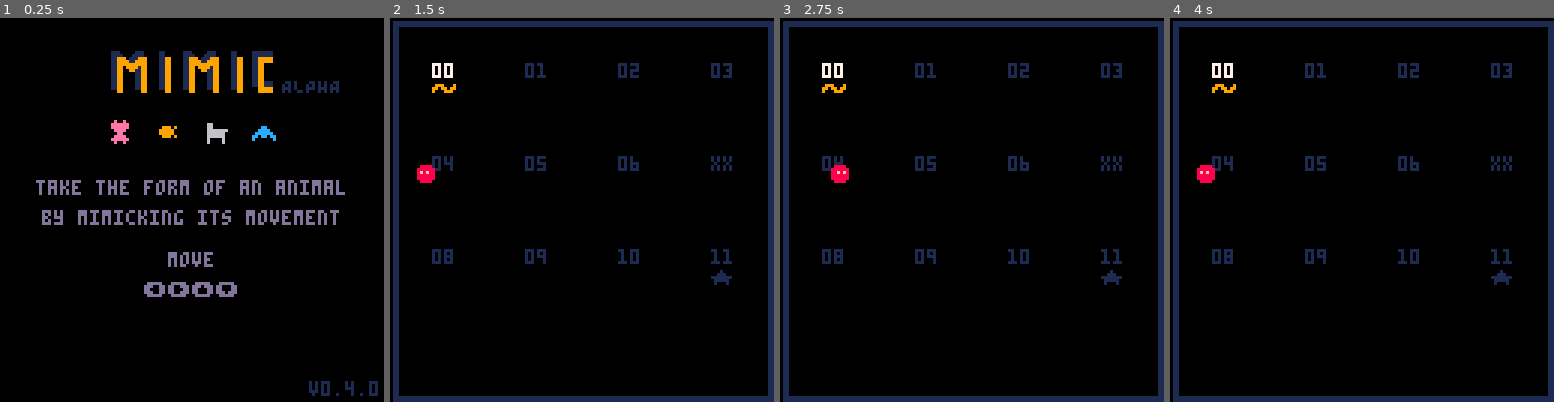
Above: before the commit, frames 1-4 (left to right).
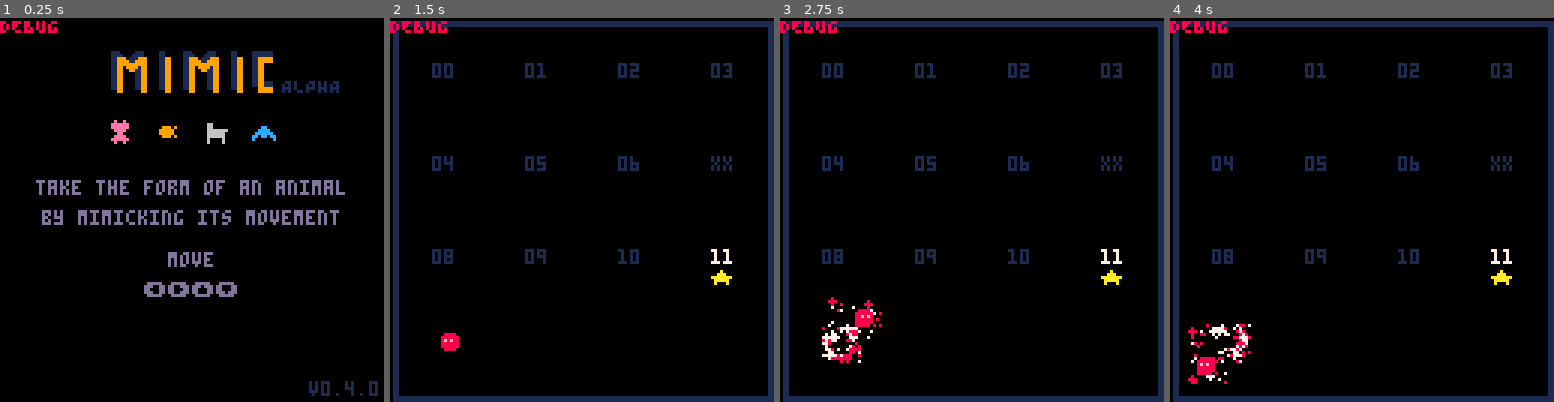
Above: after the commit, the same moments.

Repository: sourencho/mimic
Game: PICO-8 cartridge mimic.p8
The game is run twice, just before and just after one commit, with the same random seed, the same clock (stepped at 60 frames per second) and the same inputs.
Inputs:
- Up to frame 1 (0.25 s): no input
- Up to frame 2 (1.5 s): tap X (X key) at 0.33, 1.07 s; tap O (Z key) at 0.7 s
- Up to frame 3 (2.75 s): hold Right 1.6-2.1 s; tap O (Z key) at 1.7, 2.1, 2.5 s; tap X (X key) at 1.85 s; hold Up 2.15-2.42 s; hold Right from 2.47 s (still down)
- Up to frame 4 (4 s): tap O (Z key) at 2.9, 3.3, 3.7 s; tap X (X key) at 2.97 s; release Right at 3.03 s; hold Left 3.08-3.58 s; hold Down 3.63-3.97 s

The runs differ from the first frame. In frame 1, 0.3% of the frame differs, in the area x 0-15%, y 0-4%; in frame 2, 1.1%; in frame 3, 1.8%, in the area x 0-90%, y 0-90%; in frame 4, 1.7%.

Commit message:
Animal big pattern mimic detection. Todo merge two small with big

Diff:
--- a/mimic.p8
+++ b/mimic.p8
@@ -9,7 +9,7 @@
 -- DATA
 
 -- SETTINGS
-start_level = 0
+start_level = 11
 level_count = 12
 skip_levels = {7}
 
@@ -26,7 +26,7 @@
 
 level_size = 16
 
-debug_mode = false
+debug_mode = true
 SHOW_STATS = false
 debug = "DEBUG\n"
 
@@ -159,6 +159,11 @@
     }
 }
 
+-- PATTERNS
+
+animal_big_patterns = {
+}
+
 -->9
 -- sfx
 
@@ -322,6 +327,11 @@
     if (t1[2] > t2[2]) return {"top", "bot"}
 end
 
+-- true if actor moved
+function moved(a)
+    return a.dx != 0 or a.dy != 0
+end
+
 -- compute magnitude of v
 function v_mag(v)
   return sqrt((v[1] * v[1]) + (v[2] * v[2]))
@@ -357,7 +367,7 @@
 -->8
 -- game logic
 
-function make_actor(x, y, spr_n, pattern, move_abilities, push_abilities, display_name, shape)
+function make_actor(x, y, spr_n, pattern, move_abilities, push_abilities, display_name, shape, is_player)
     local a={}
     a.x = x
     a.y = y
@@ -382,6 +392,8 @@
 
     -- display
     a.display_name = display_name
+
+    a.is_player = is_player
 
     add(actors, a)
     return a
@@ -588,7 +600,7 @@
 end
 
 function update_npc(a)
-    if a.dx != 0 or a.dy != 0 then
+    if moved(a) then
         a.t += 1
     end
 end
@@ -614,7 +626,7 @@
 
 function update_actor(a)
     -- move actor
-    if a.dx != 0 or a.dy != 0 then
+    if moved(a) then
         local new_x = a.x + a.dx
         local new_y = a.y + a.dy
 
@@ -702,7 +714,8 @@
                 n.move_abilities,
                 n.push_abilities,
                 n.display_name,
-                n.shape)
+                n.shape,
+                false)
         end
     end
 end
@@ -744,7 +757,8 @@
         player_move_abilities,
         player_push_abilities,
         "you",
-        {1,1})
+        {1,1},
+        true)
     reset_player_pattern()
 end
 
@@ -779,7 +793,7 @@
 end
 
 function is_player(a)
-    return (#a.pattern == 0)
+    return a.is_player
 end
 
 function update_player(p)
@@ -830,7 +844,7 @@
     -- for all actors that move, update the players big pattern with then
     -- if the player moved then update its big pattern with all actors
     for a in all(actors) do
-        if a.dx != 0 or a.dy !=0 then
+        if moved(a) then
             if is_player(a) then
                 for _a in all(actors) do
                     _update_player_big_pattern(_a)
@@ -882,6 +896,63 @@
     end
 end
 
+function init_animal_big_patterns()
+    animal_big_patterns = {}
+    for i=1,#actors-1 do
+        for j=i+1,#actors do
+            local a1, a2 = actors[i], actors[j]
+            if not is_player(a1) and not is_player(a2) then
+                animal_big_patterns[{actors[i], actors[j]}] =
+                {
+                    [12] = {},
+                    [21] = {},
+                }
+            end
+        end
+    end
+end
+
+function update_animal_big_patterns()
+    for animals,shape_keys in pairs(animal_big_patterns) do
+        local a1, a2 = animals[1], animals[2]
+        if moved(a1) or moved(a2) then
+            for shape_key, pat in pairs(shape_keys) do
+                local pair_shape = form_shape(get_body(a1), get_body(a2))
+                local update_index = (a1.t % #a1.pattern) + 1
+                if pair_shape != nil and shape_key == 10*pair_shape[1] + pair_shape[2] and
+                   pair_equal({a1.dx, a1.dy}, {a2.dx, a2.dy}) then
+                    add(animal_big_patterns[animals][shape_key], {a1.dx, a1.dy})
+                else
+                    animal_big_patterns[animals][shape_key] = {}
+                end
+            end
+        end
+    end
+end
+
+function animal_big_mimic()
+    for a in all(actors) do
+        local shape_key = 10*a.shape[1] + a.shape[2]
+        if (is_player(a)) goto cont
+        if shape_key == 12 or shape_key == 21 then
+            for animals,shape_keys in pairs(animal_big_patterns) do
+                local a1, a2 = animals[1], animals[2]
+                for pair_shape_key, pat in pairs(shape_keys) do
+                    if shape_key == pair_shape_key then
+                        if #a.pattern <= #pat and is_mimic(pat, a.pattern, #a.pattern, 0) then
+                            local new_pos = {min(a1.x, a2.x), min(a1.y, a2.y)}
+                            transform_animal(a1, a, new_pos)
+                            del(actors, a2)
+                        end
+                    end
+                end
+
+            end
+        end
+        ::cont::
+    end
+end
+
 function rev_pattern(pattern)
     reverse = {}
     for i = 1,#pattern do
@@ -917,25 +988,30 @@
 function mimic()
     player_big_pattern_mimic()
     player_mimic()
+    animal_big_mimic()
     animal_mimic()
 end
 
 function transform_player(a, new_pos)
+    transform_animal(pl, a, new_pos)
+    reset_player_pattern()
+end
+
+function transform_animal(a, other, new_pos)
     if (new_pos != nil) then
-        pl.x = new_pos[1]
-        pl.y = new_pos[2]
+        a.x = new_pos[1]
+        a.y = new_pos[2]
     end
     play_player_sfx("transform")
-    pl.shape = a.shape
-    pl.move_abilities = copy_table(a.move_abilities)
-    pl.push_abilities = copy_table(a.push_abilities)
-    pl.spr = a.spr
-    pl.spr_2 = a.spr_2
-    pl.display_name = a.display_name
-    if (a.spr_2 != nil) pl.display_name = "chimera"
-    transform_vfx(a, 8, 20)
-    transform_vfx(pl, get_spr_col(a.spr), 20, get_spr_col(a.spr_2))
-    reset_player_pattern()
+    a.shape = other.shape
+    a.move_abilities = copy_table(other.move_abilities)
+    a.push_abilities = copy_table(other.push_abilities)
+    a.spr = other.spr
+    a.spr_2 = other.spr_2
+    a.display_name = other.display_name
+    if (other.spr_2 != nil) a.display_name = "chimera"
+    transform_vfx(other, 8, 20)
+    transform_vfx(a, get_spr_col(other.spr), 20, get_spr_col(other.spr_2))
 end
 
 function player_mimic()
@@ -1085,6 +1161,7 @@
     init_tiles(_level)
     init_actors(_level)
     init_player(_level)
+    init_animal_big_patterns()
     menuitem(2,"level: ⬅️ "..change_level.." ➡️", menu_choose_level)
 end
 
@@ -1705,8 +1782,8 @@
     npc_input()
     if (is_paused()) return
     update_actors()
-    -- update_big_pattern()
     update_player_big_pattern()
+    update_animal_big_patterns()
     update_particles()
     mimic()
     post_update_actors()
@@ -1803,25 +1880,25 @@
 05151505051505750606060615151515000000000000000000000000000000002714141414142414141404141424141400000000000000000000000000000000
 060626161616060505343737373537350000000000000000000000000000000006060606060606060606e5f5f4f4f5e500000000000000000000000000000000
 05052414051515751614171415151515000000000000000000000000000000001414140714141414243436342714141400000000000000000000000000000000
-167784848784848484978484c435353500000000007000000000000000000014061606161606061606f4e5f4f4e4f4e400000000000000000000000000000000
+167784848784848484978484c435353500000000007000000000000000000014f4f5f4f4f4e4061606f4e5f4f4e4f4e400000000000000000000000000000000
 15151414142514751614260714151515000000000072000000000000000000001417140714141414344644373414141400000000000000000000000000000000
-167514173535053534350505768494370000000000000000000000000000001406161616f4e5e4f4e5f4e4e4f4f4f4f500000000000000000000000000000000
+1675141735350535343505057684943700000000000000000000000000000014f4f416f5f4e4e4f4e5f4e4e4f4f4f4f500000000000000000000000000000000
 05071414141417a71616161414241515000000000000000000000000000000001414141414141436343534363536241400000000000000000000000000000000
-167507343536051535363447053575370000007100000000000000000000001406160616e5e4f4f4e5f4f5f404e4f5e400000000000000000000000000000000
+1675073435360515353634470535753700000071000000000000000000000014e4e5f5e5f5e4f4f4e5f4f5f404e4f5e400000000000000000000000000000000
 17141427140514751616167484a41515000000000000000000000000000000001414141414143437353634053435341400000000000000007100000000000000
-26b7171436353505050535054736a7370000000000000000000000000000000006160616f4e4f4f4e4f4e4e5e5f4e4e400000000000000009000000000000000
+26b7171436353505050535054736a73700000000000000000000000000000000f4f5e5e5e5e5f4f4e4f4e4e5e5f4e4e400000000000000009000000000000000
 0614141405050575161616a715151515000000000000000000005100000000001414241414143636343405051546371400000000000000000000000000000000
-167507170626060615050505343675370000000000000000000000000000000006161616e5f4f5f4e4f4f4f4f4f5e5e500000000000000000000000000000000
+1675071706260606150505053436753700000000000000000000000000000000e406161524f4f5f4e4f4f4f4f4f5e5e500000000000000000000000000000000
 06141405050505958484849615151515000000000000000000000000000000001714141414363534350515150535343500000000000000000000000000000000
-167514140606060606060505053475160000000000000000000000000000000006160616f4e4e5f4f4f4f5f5e5f5f5e500000000000000000000000000000000
+1675141406060606060605050534751600000000000000000000000000000000e406061525e4e5f4f4f4f5f5e5f5f5e500000000000000000000000000000000
 06051515151515752414147515151515000000000000000000000000000000001414141435351515251515151505153400000000000000000000000000000000
-16a714141716161616160615151575160000000000000000000000000000000006160616e4f4f4e5f4f4f410f5f5e4e400000000000000000000000000000000
+16a7141417161616161606151515751600000000000000000000000000000000e406061524f4f4e5f4f4f4e4f5f5e4e400000000000000000000000000000000
 06071574848484d6141474c605150515000000000000000053000000000000001414141415151515151515151515151500000000000000000000720000000000
-1675061414140606161614251407b7260000000000000000000000720000000006161616e5e4e5f5e5e5f4f4f4f5f5e500005100000000000000000000000000
+1675061414140606161614251407b72600000000000000000000007200000000e40616152424e5f5e5e5f4f4f4f5f5e500005172000000000000000000000000
 061515a7060606151424751405171515000000000000000000000000000000001414151515151515152515151505151500000000000000000000000000000000
-167506141414140616141414140675060000000000000000000000000000000006161616140724251414141424f5e4f500000000000000000000000000000000
+1675061414141406161414141406750600000000000000000000000000000000f4061616140724251414141424f5e4f500000000000000000000000000000000
 061516b4060505050714752414141414000000000000000000000000005000001415151516161515151515161515151500000000000000000000000000000000
-06a70616171414240614141406167516000000000000000000000000000000000616071414171407241424141414f5f400000000000000000000000000000000
+06a70616171414240614141406167516000000000000000000000000000000000616061414171407241424141414f5f400000000000000000000000000000000
 06161616060505051515751514241406000000000000000000000000000000001524261414141616161616161616161600000000000000000000000000000000
 2675061617141424242425748484d626000000000000000000000000000000000607141414140714141414141414e4e400000000000000000000000000000000
 06161616060505051515751516060606000000000000000000000000000000000505160624140716161616162416161600000000000000000000000000000000
